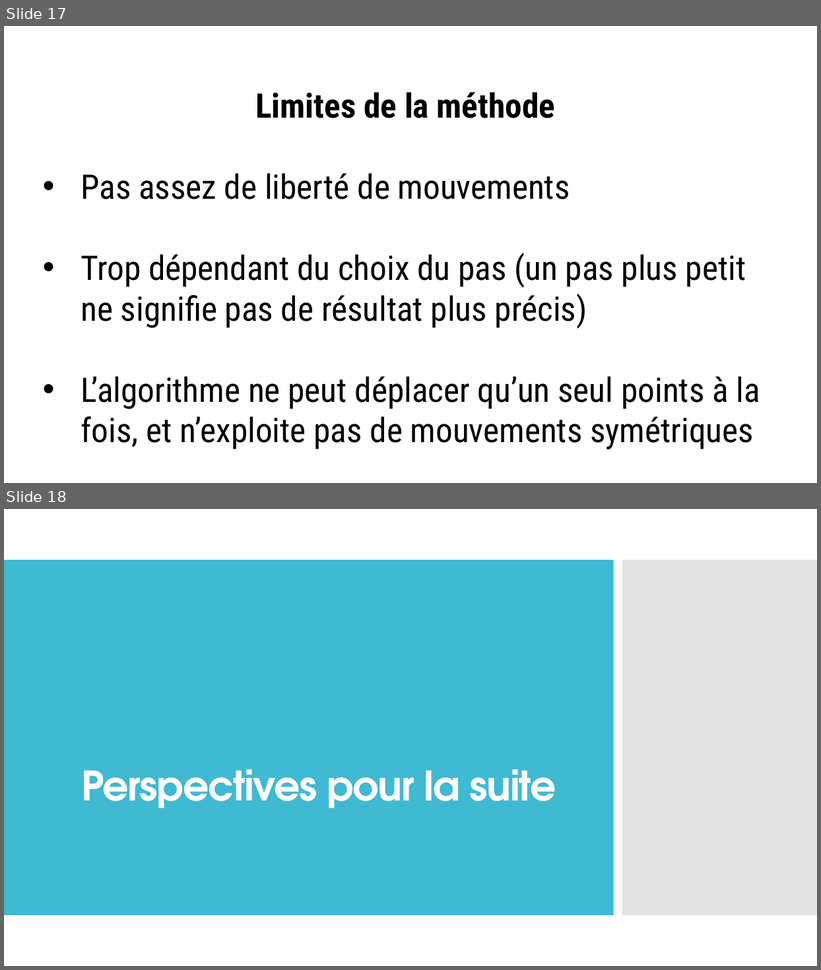
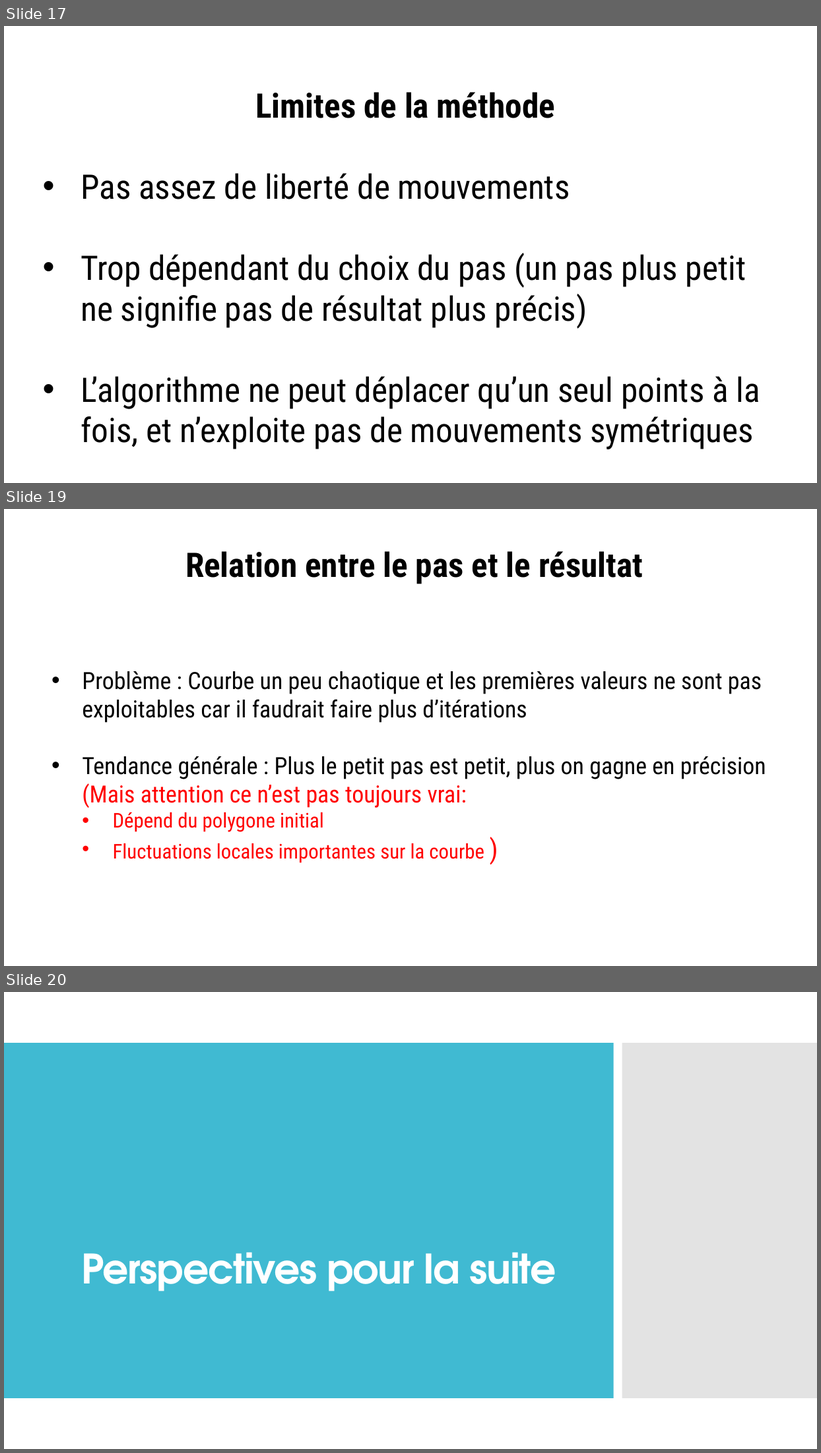
Before and after one commit to Savagerqt/Projet2A, a slide deck: Présentation1.pptx. Shown one above the other, each under a label of ours: slides 17 and 18 before the commit, slides 17, 19 and 20 after it; the slides between them are not shown. The pictures are 821x970 and 821x1453 pixels, drawn with LibreOffice and Linux fonts; fonts in the diff are those of the drawing; background and template pictures are left out. Boxes give left, top, right and bottom in pixels: in the first picture for what was removed or moved away, otherwise in the second. Text is boxed around its words. In the diff, an @@ line names an element or a change of style, - is before the commit and + after.

```diff
--- a/Présentation1.pptx
+++ b/Présentation1.pptx
@@ slide 19 added at (4,509,817,966), background #FFFFFF @@
@@ text added at (82,551,766,863), 28 pt, text #000000 @@
+Relation entre le pas et le résultat
+• Problème : Courbe un peu chaotique et les premières valeurs ne sont pas exploitables car il faudrait faire plus d’itérations
+• Tendance générale : Plus le petit pas est petit, plus on gagne en précision (Mais attention ce n’est pas toujours vrai:
+  • Dépend du polygone initial
+  • Fluctuations locales importantes sur la courbe )
@@ what was slide 18 is now slide 20 @@
```
Also in this commit, not shown: 1 slide changed, 1 other slide added, 6 other files.
